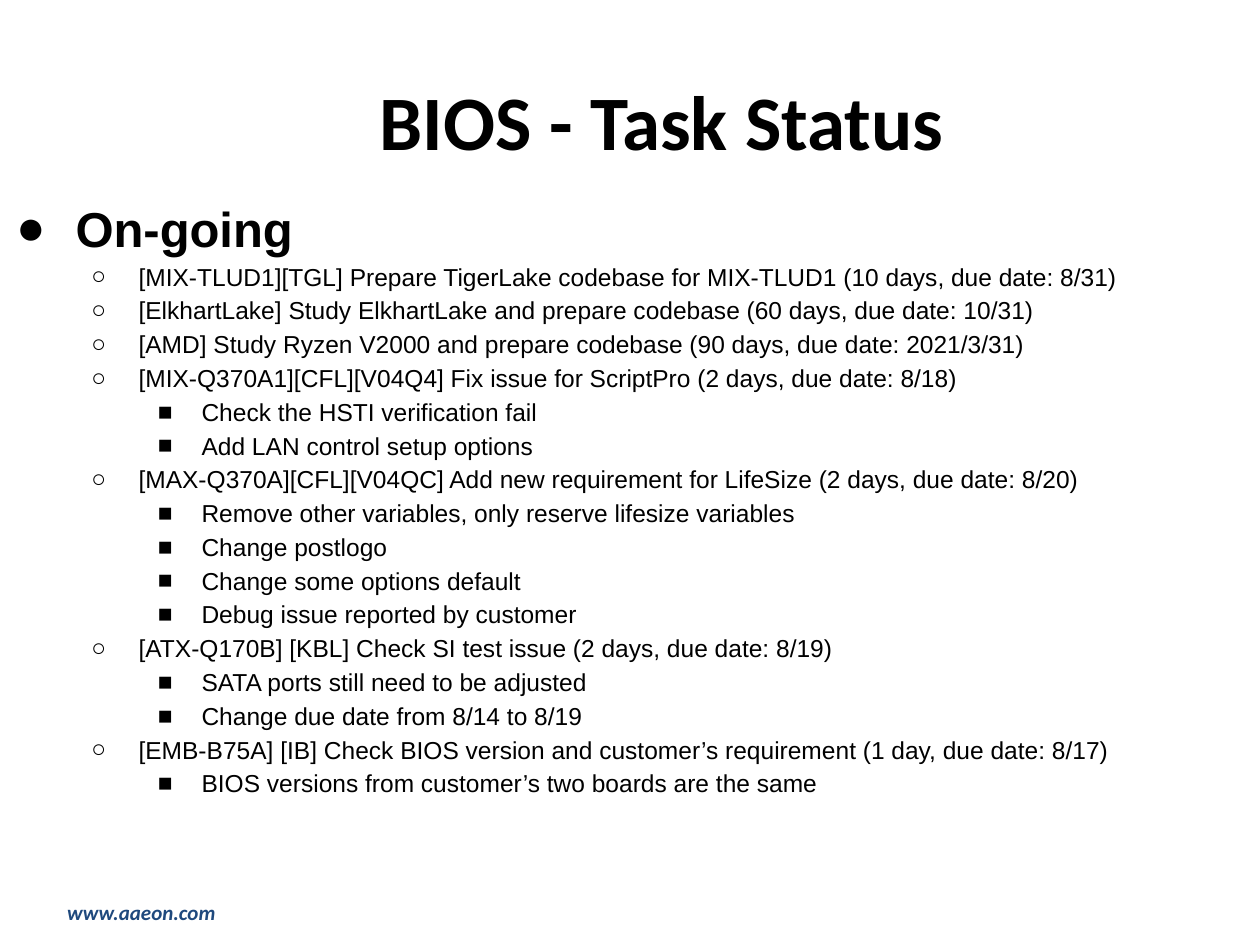
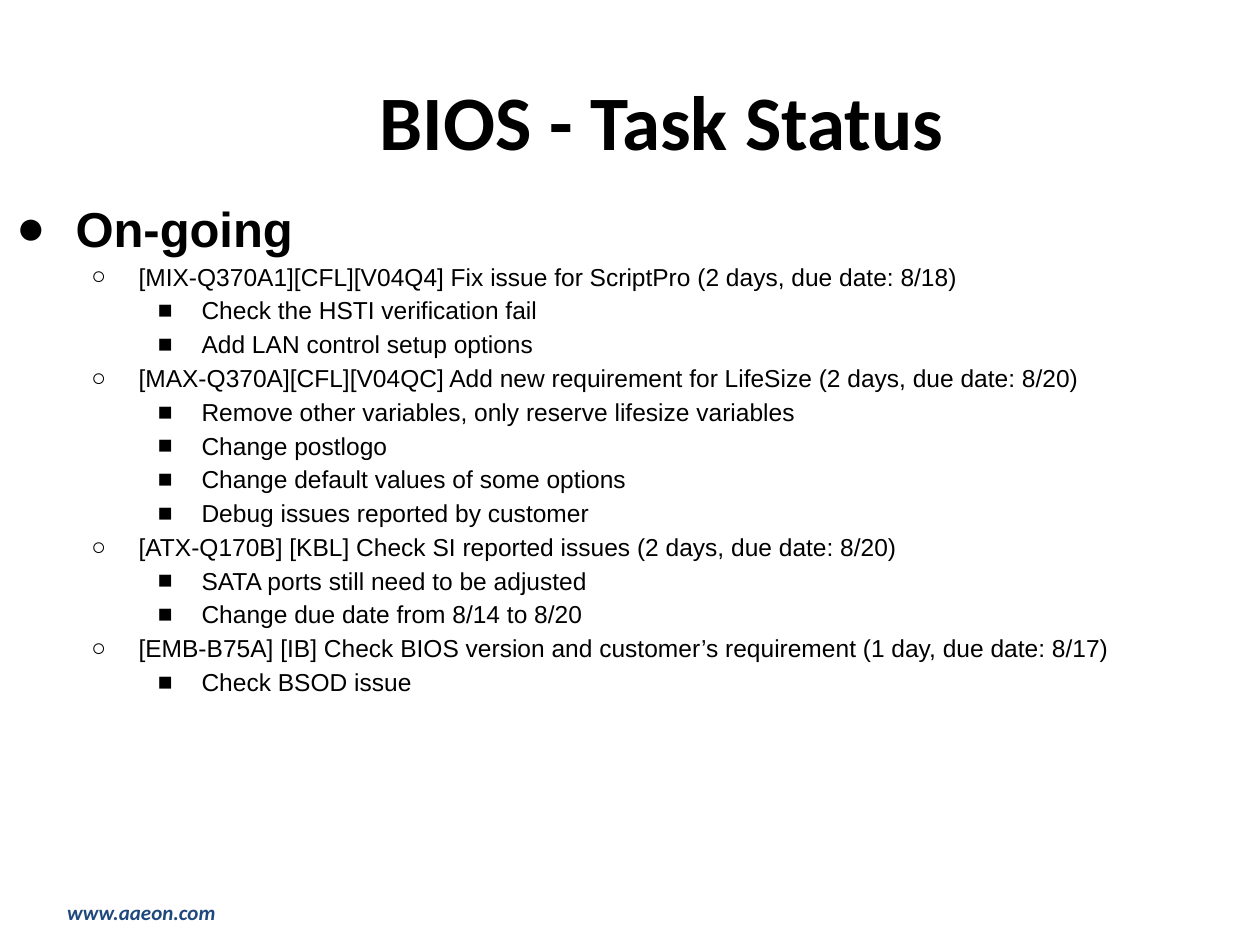
Before and after one commit to hsuziyen/node, a slide deck: slide 4 of 2020週報-0810_0814.pptx (slide 5 before the commit). Drawn at 1260x945 pixels with LibreOffice and Linux fonts; fonts in the diff are those of the drawing; background and template pictures are left out. Boxes give left, top, right and bottom in pixels: in the first picture for what was removed or moved away, otherwise in the second. Text is boxed around its words. In the diff, an @@ line names an element or a change of style, - is before the commit and + after.

```diff
--- a/2020週報-0810_0814.pptx
+++ b/2020週報-0810_0814.pptx
@@ text at bbox=[139, 268, 1116, 358]: paragraphs removed @@
-  ○ [MIX-TLUD1][TGL] Prepare TigerLake codebase for MIX-TLUD1 (10 days, due date: 8/31)
-  ○ [ElkhartLake] Study ElkhartLake and prepare codebase (60 days, due date: 10/31)
-  ○ [AMD] Study Ryzen V2000 and prepare codebase (90 days, due date: 2021/3/31)
@@ text at bbox=[139, 470, 896, 561]: text changed @@
-    ■ Change some options default
-    ■ Debug issue reported by customer
-  ○ [ATX-Q170B] [KBL] Check SI test issue (2 days, due date: 8/19)
+    ■ Change default values of some options
+    ■ Debug issues reported by customer
+  ○ [ATX-Q170B] [KBL] Check SI reported issues (2 days, due date: 8/20)
@@ text at bbox=[202, 605, 582, 628]: text changed @@
-    ■ Change due date from 8/14 to 8/19
+    ■ Change due date from 8/14 to 8/20
@@ text at bbox=[202, 673, 411, 692]: text changed @@
-    ■ BIOS versions from customer’s two boards are the same
+    ■ Check BSOD issue
```
Also in this commit, not shown: 13 other slides changed, 3 slides removed, 4 other files.
